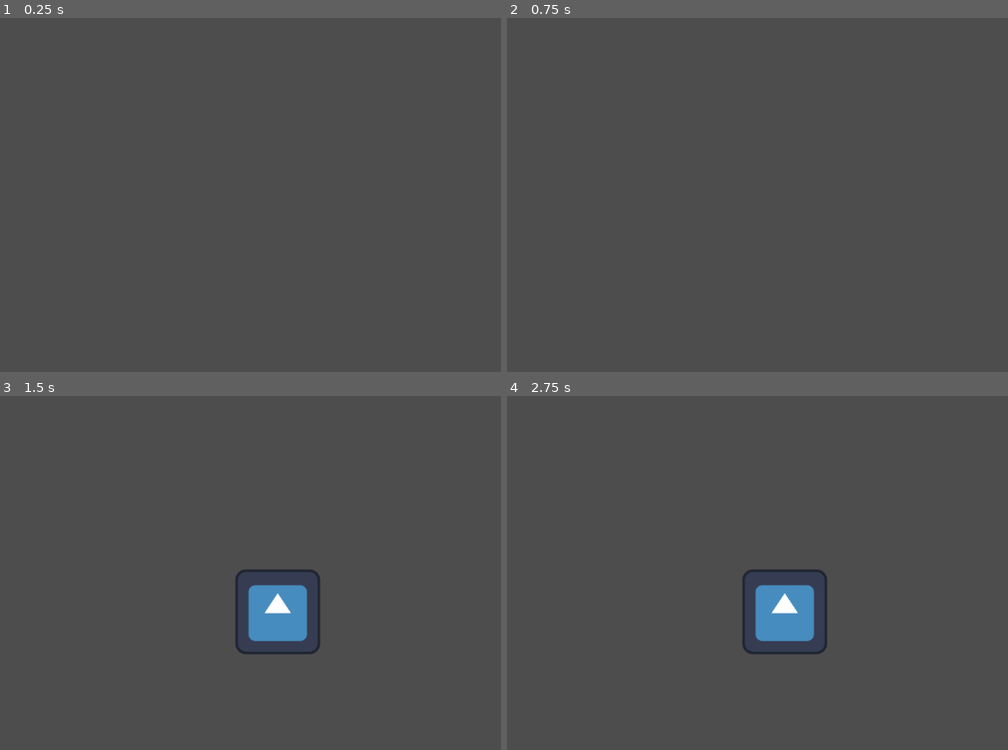
Above: before the commit, frames 1-4 (two rows, left to right).
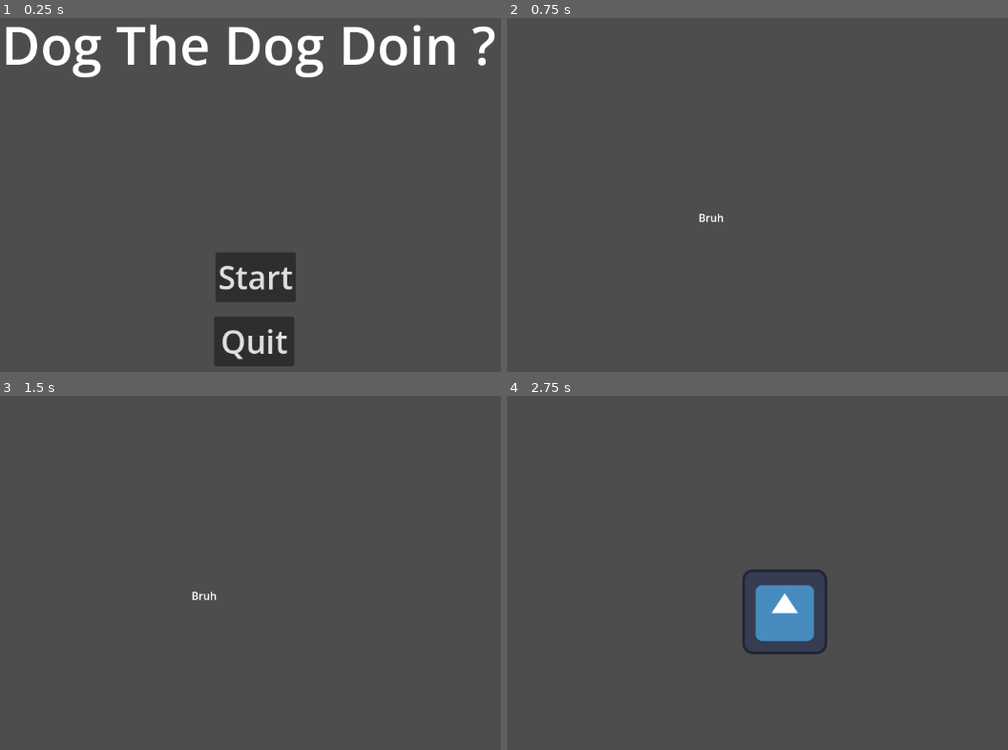
Above: after the commit, the same moments.

Repository: bustlingbungus/feb-26-gamejam
Game: Godot game, scene res://Scenes/main_menu.tscn
The game is run twice, just before and just after one commit, with the same random seed, the same clock (stepped at 60 frames per second) and the same inputs. Before the commit the project starts from res://Scenes/test.tscn. The engine's default icon, where the game draws it, is replaced by a stand-in: a white triangle on a blue panel in a dark square.
Inputs (mouse positions are in pixels of both pictures, inside the frame that each line leads up to):
- Up to frame 1 (0.25 s): no input
- Up to frame 2 (0.75 s): click (762, 276) at 0.5 s, where only the run after the commit has a clickable "Start"
- Up to frame 3 (1.5 s): tap Enter (ui_accept) at 1.25, 1.35 s
- Up to frame 4 (2.75 s): tap Enter (ui_accept) at 1.52, 1.82, 2, 2.1, 2.27, 2.57 s

The runs differ from the first frame. In frame 1, 8.4% of the frame differs, in the area x 1-99%, y 1-99%; in frame 2, less than 0.1%; in frame 3, 2.4%; in frame 4, nothing differs.

Commit message:
Main Menu

Diff:
--- /dev/null
+++ b/Globals/global.tscn
@@ -0,0 +1,6 @@
+[gd_scene format=3 uid="uid://cwnf35x2jy436"]
+
+[ext_resource type="Script" uid="uid://6rcqcqtbdno3" path="res://Globals/Globals.gd" id="1_wqdf5"]
+
+[node name="Global" type="Node" unique_id=545380386]
+script = ExtResource("1_wqdf5")
--- /dev/null
+++ b/Micro Games/micro_1.tscn
@@ -0,0 +1,12 @@
+[gd_scene format=3 uid="uid://dk07w0dbqn6nq"]
+
+[ext_resource type="Texture2D" uid="uid://b487qd32cif3x" path="res://icon.svg" id="1_rdv48"]
+[ext_resource type="PackedScene" uid="uid://cclscjnofjfq2" path="res://Objects/micro_swticher.tscn" id="3_7eh2v"]
+
+[node name="Micro1" type="Node2D" unique_id=599587383]
+
+[node name="Sprite2D" type="Sprite2D" parent="." unique_id=143186363]
+position = Vector2(602, 366)
+texture = ExtResource("1_rdv48")
+
+[node name="Micro-Swticher" parent="." unique_id=1138590153 instance=ExtResource("3_7eh2v")]
--- a/Scenes/micro_2.tscn
+++ b/Micro Games/micro_2.tscn
@@ -1,4 +1,6 @@
 [gd_scene format=3 uid="uid://but2qpcqayrpu"]
+
+[ext_resource type="PackedScene" uid="uid://cclscjnofjfq2" path="res://Objects/micro_swticher.tscn" id="1_8j6yj"]
 
 [node name="Micro2" type="Node2D" unique_id=88465690]
 
@@ -8,3 +10,5 @@
 offset_right = 580.0
 offset_bottom = 353.0
 text = "Bruh"
+
+[node name="Micro-Swticher" parent="." unique_id=1138590153 instance=ExtResource("1_8j6yj")]
--- /dev/null
+++ b/Objects/micro_swticher.tscn
@@ -0,0 +1,7 @@
+[gd_scene format=3 uid="uid://cclscjnofjfq2"]
+
+[ext_resource type="Script" uid="uid://dn3f32u7ehx6g" path="res://Scripts/micro_swticher.gd" id="1_smurp"]
+
+[node name="Micro-Swticher" type="Node2D" unique_id=1138590153]
+script = ExtResource("1_smurp")
+Games = ["res://Micro Games/micro_1.tscn", "res://Micro Games/micro_2.tscn"]
--- /dev/null
+++ b/Scenes/main_menu.tscn
@@ -0,0 +1,45 @@
+[gd_scene format=3 uid="uid://d083wxi434rgx"]
+
+[ext_resource type="Script" uid="uid://8mrvairp20t2" path="res://Scripts/main_menu.gd" id="1_28flt"]
+[ext_resource type="PackedScene" uid="uid://cclscjnofjfq2" path="res://Objects/micro_swticher.tscn" id="2_48xlc"]
+
+[node name="Main_Menu" type="Control" unique_id=1449844415]
+layout_mode = 3
+anchors_preset = 15
+anchor_right = 1.0
+anchor_bottom = 1.0
+grow_horizontal = 2
+grow_vertical = 2
+script = ExtResource("1_28flt")
+
+[node name="Title" type="Label" parent="." unique_id=569045865]
+layout_mode = 0
+offset_left = 185.0
+offset_top = 25.0
+offset_right = 931.0
+offset_bottom = 135.0
+theme_override_font_sizes/font_size = 80
+text = "Dog The Dog Doin ?"
+
+[node name="Start" type="Button" parent="." unique_id=1962408262]
+layout_mode = 0
+offset_left = 508.0
+offset_top = 394.0
+offset_right = 594.0
+offset_bottom = 450.0
+theme_override_font_sizes/font_size = 48
+text = "Start"
+
+[node name="Quit" type="Button" parent="." unique_id=176853481]
+layout_mode = 0
+offset_left = 506.0
+offset_top = 491.0
+offset_right = 627.0
+offset_bottom = 566.0
+theme_override_font_sizes/font_size = 48
+text = "Quit"
+
+[node name="Micro-Swticher" parent="." unique_id=1138590153 instance=ExtResource("2_48xlc")]
+
+[connection signal="pressed" from="Start" to="." method="_on_start_pressed"]
+[connection signal="pressed" from="Quit" to="." method="_on_quit_pressed"]
--- a/Scenes/micro_1.gd
+++ /dev/null
@@ -1,11 +0,0 @@
-extends Node2D
-
-
-# Called when the node enters the scene tree for the first time.
-func _ready() -> void:
-	print("here ")
-
-
-# Called every frame. 'delta' is the elapsed time since the previous frame.
-func _process(delta: float) -> void:
-	pass
--- a/Scenes/micro_1.tscn
+++ /dev/null
@@ -1,11 +0,0 @@
-[gd_scene format=3 uid="uid://dk07w0dbqn6nq"]
-
-[ext_resource type="Texture2D" uid="uid://b487qd32cif3x" path="res://icon.svg" id="1_rdv48"]
-[ext_resource type="Script" uid="uid://bfugg6ayjqlwy" path="res://Scenes/micro_1.gd" id="1_tyvi3"]
-
-[node name="Micro1" type="Node2D" unique_id=599587383]
-script = ExtResource("1_tyvi3")
-
-[node name="Sprite2D" type="Sprite2D" parent="." unique_id=143186363]
-position = Vector2(602, 366)
-texture = ExtResource("1_rdv48")
--- a/Scenes/test.tscn
+++ b/Scenes/test.tscn
@@ -1,9 +1,7 @@
 [gd_scene format=3 uid="uid://r3a3g6q5mw28"]
 
-[ext_resource type="Script" uid="uid://dn3f32u7ehx6g" path="res://Scripts/micro_swticher.gd" id="1_lc1oi"]
+[ext_resource type="PackedScene" uid="uid://cclscjnofjfq2" path="res://Objects/micro_swticher.tscn" id="1_lc1oi"]
 
 [node name="Test" type="Node2D" unique_id=1882599479]
 
-[node name="Micro-Swticher" type="Node2D" parent="." unique_id=56862611]
-script = ExtResource("1_lc1oi")
-Games = ["res://Scenes/micro_1.tscn", "res://Scenes/micro_2.tscn", "res://Scenes/micro_1.tscn"]
+[node name="Micro-Swticher" parent="." unique_id=1138590153 instance=ExtResource("1_lc1oi")]
--- /dev/null
+++ b/Scripts/main_menu.gd
@@ -0,0 +1,21 @@
+extends Control
+
+@onready var micro_switcher = $"Micro-Swticher"
+
+
+# Called when the node enters the scene tree for the first time.
+func _ready() -> void:
+	pass # Replace with function body.
+
+
+# Called every frame. 'delta' is the elapsed time since the previous frame.
+func _process(delta: float) -> void:
+	pass
+
+
+func _on_quit_pressed() -> void:
+	get_tree().quit()
+
+
+func _on_start_pressed() -> void:
+	micro_switcher.switch()
--- a/Scripts/micro_swticher.gd
+++ b/Scripts/micro_swticher.gd
@@ -1,6 +1,9 @@
 extends Node2D
 
 @export var Games = []
+
+var rng = RandomNumberGenerator.new()
+var prev_game
 
 # Called when the node enters the scene tree for the first time.
 func _ready() -> void:
@@ -10,6 +13,12 @@
 # Called every frame. 'delta' is the elapsed time since the previous frame.
 func _process(delta: float) -> void:
 	if Input.is_action_just_pressed("ui_accept"):
-			get_tree().change_scene_to_file(Games[0])
-	if Input.is_action_just_pressed("ui_cancel"):
-			get_tree().change_scene_to_file(Games[1])
+		switch()
+
+
+# Scene Switcher
+func switch():
+		rng.randomize()
+		var x = rng.randi_range(0, Games.size() - 1)
+		get_tree().change_scene_to_file(Games[x])
+		prev_game = x
--- a/project.godot
+++ b/project.godot
@@ -11,7 +11,7 @@
 [application]
 
 config/name="Feb26_GAMEJAM"
-run/main_scene="uid://r3a3g6q5mw28"
+run/main_scene="uid://d083wxi434rgx"
 config/features=PackedStringArray("4.6", "Forward Plus")
 config/icon="res://icon.svg"
 
Not shown, removed: Scenes/micro_1.gd.uid
Not shown, added: Scripts/main_menu.gd.uid
Not shown, added: Scenes/micro_1.tscn12922841608.tmp
Not shown, added: Scenes/micro_1.tscn12927652781.tmp
Not shown, added: Scenes/micro_1.tscn12947204017.tmp
